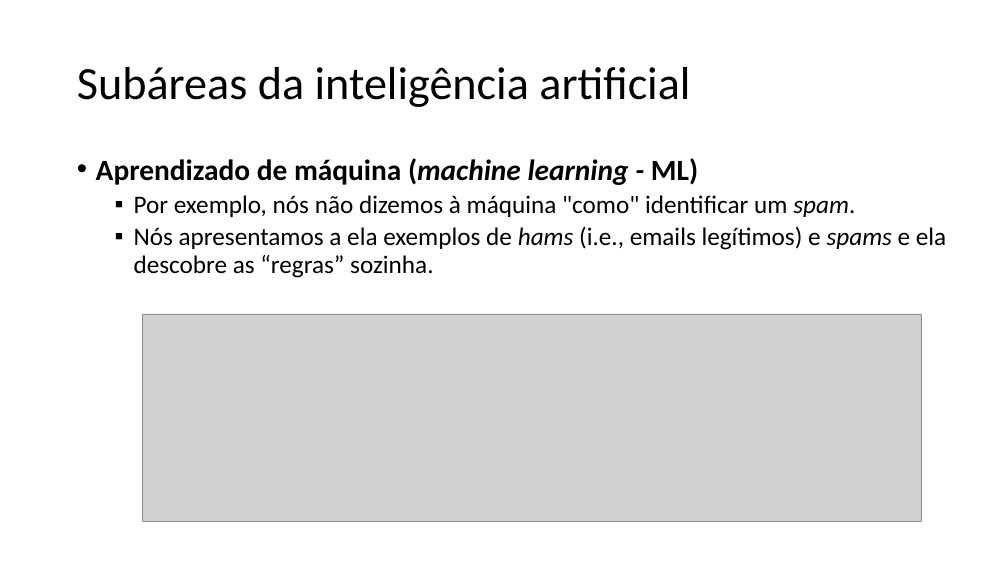
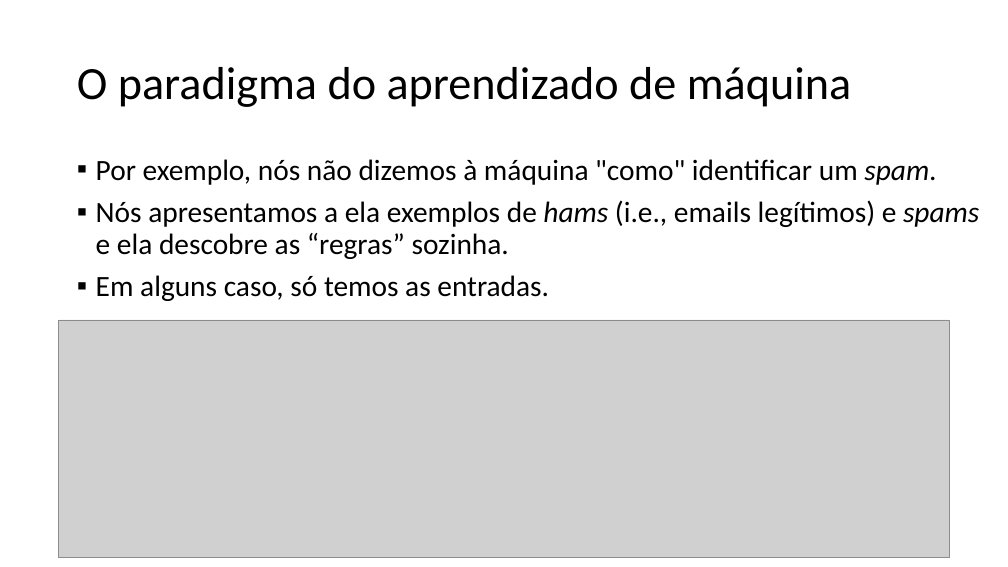
Before and after one commit to zz4fap/c24_inteligencia_artificial, a slide deck: slide 51 of slides/C24_Introdução.pptx (slide 48 before the commit). Drawn at 1008x567 pixels with LibreOffice and Linux fonts; fonts in the diff are those of the drawing; grey boxes stand for pictures. Boxes give left, top, right and bottom in pixels: in the first picture for what was removed or moved away, otherwise in the second. Text is boxed around its words. In the diff, an @@ line names an element or a change of style, - is before the commit and + after.

```diff
--- a/slides/C24_Introdução.pptx
+++ b/slides/C24_Introdução.pptx
@@ title at (x1=77, y1=67, x2=851, y2=107): text changed @@
-Subáreas da inteligência artificial
+O paradigma do aprendizado de máquina
@@ text at (x1=96, y1=158, x2=698, y2=185): paragraph removed @@
-• Aprendizado de máquina (machine learning - ML)
@@ text at (x1=96, y1=159, x2=979, y2=259): size 24 to 28 pt in "Por exemplo, nós não dizemos à máquina ...", "Nós apresentamos a ela exemplos de hams ..."; list level 2 to 1 in "Por exemplo, nós não dizemos ..."; list level 2 to 1 in "Nós apresentamos a ela exemplos ..." @@
@@ text at (x1=96, y1=275, x2=549, y2=301): paragraph added @@
+▪ Em alguns caso, só temos as entradas.
@@ picture resized from (x1=142, y1=314, x2=921, y2=522) to (x1=59, y1=320, x2=950, y2=557) @@
```
Also in this commit, not shown: 33 other slides changed, 3 slides added, 1 other file.
